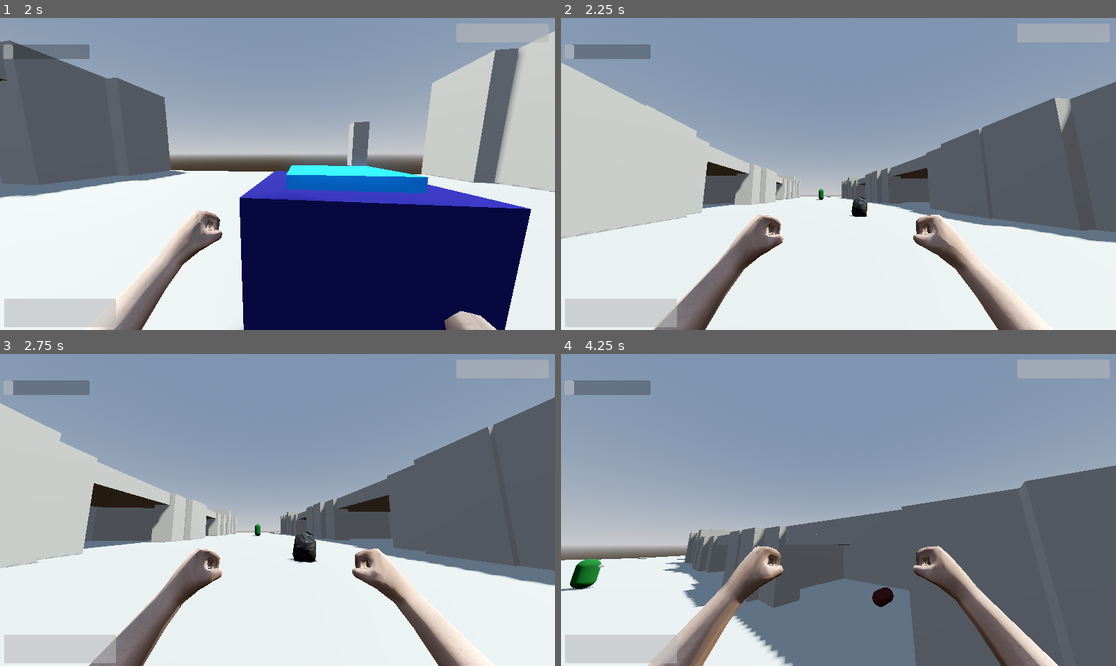
Above: before the commit, frames 1-4 (two rows, left to right).
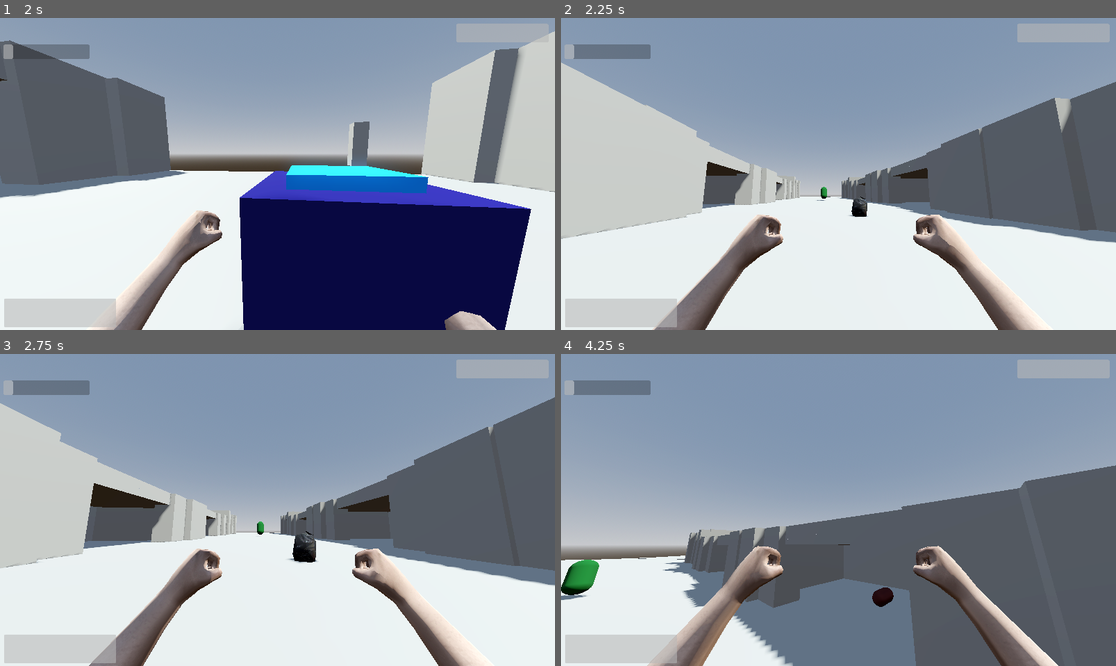
Above: after the commit, the same moments.

Repository: lungcollapser/record
Game: Godot game, scene res://scenes/world.tscn
The game is run twice, just before and just after one commit, with the same random seed, the same clock (stepped at 60 frames per second) and the same inputs.
Inputs (mouse positions are in pixels of both pictures, inside the frame that each line leads up to):
- Up to frame 1 (2 s): tap Enter (ui_accept) at 0.5, 0.77, 1.52 s; move the mouse to (271, 180) at 0.52 s; hold Ctrl (crouch) 0.53-1.28 s; hold W (forward) from 0.53 s (still down); move the mouse to (316, 177) at 1.27 s; tap T (dropreceptacle) at 1.35 s
- Up to frame 2 (2.25 s): keep holding W (forward); move the mouse to (794, 170) at 2.02 s; tap E (interact) at 2.1 s
- Up to frame 3 (2.75 s): keep holding W (forward)
- Up to frame 4 (4.25 s): move the mouse to (844, 510) at 2.77 s; release W (forward) at 2.78 s; hold A (left) 2.78-3.53 s; click (844, 510) at 2.85 s; tap Enter (ui_accept) at 3.02, 3.77 s; move the mouse to (816, 503) at 3.52 s; hold W (forward) from 3.53 s (still down); right-click (816, 503) at 3.6 s

Frame 1 is identical in both runs. In frame 2, less than 0.1% of the frame differs, in the area x 45-48%, y 54-59%; in frame 3, less than 0.1%; in frame 4, 0.6%, in the area x 0-8%, y 65-79%.

Commit message:
minor bug fixes
trying to get enemy roaming to two different locations

Diff:
--- a/scenes/world.tscn
+++ b/scenes/world.tscn
@@ -332,7 +332,7 @@
 transform = Transform3D(-0.998064, -0.0621982, 0, 0.0621982, -0.998064, 0, 0, 0, 1, -66.1421, 0.847271, 0)
 
 [node name="EnemyReturnTwo" type="Marker3D" parent="NavigationRegion3D" groups=["pathing"]]
-transform = Transform3D(-0.998064, -0.0621982, 0, 0.0621982, -0.998064, 0, 0, 0, 1, -38.3856, 1.23213, 0)
+transform = Transform3D(-0.998064, -0.0621982, 0, 0.0621982, -0.998064, 0, 0, 0, 1, -55.9813, 1.23213, -4.43393)
 
 [node name="HumanReceptacle" type="Node3D" parent="."]
 
--- a/scripts/enemy.gd
+++ b/scripts/enemy.gd
@@ -12,13 +12,13 @@
 var stun_check = false
 var enemy_dead_body_check = true
 var aggro_check
+@onready var nav_agent = $EnemyNavigation
 @onready var enemy = $"."
 @onready var enemy_shape = $"EnemyShape"
-@onready var nav_agent = $EnemyNavigation
 @onready var dead_body = preload("res://scenes/dead_body.tscn")
 
 func _ready():
-	player = get_tree().get_nodes_in_group("player")[0]
+	player = get_tree().get_first_node_in_group("player")
 	player_hold = get_tree().get_nodes_in_group("hold")[0]
 	player_attack = get_tree().get_first_node_in_group("attack")
 	enemy_return_one = get_tree().get_nodes_in_group("pathing")[0]
@@ -49,10 +49,16 @@
 
 func enemy_roaming():
 	var enemy_velocity = (nav_agent.get_next_path_position() - global_position).normalized() * ENEMY_SPEED
-	var enemy_look_position = player.global_position
-	enemy_look_position.y = player.global_position.y
-	if target == null:
+	var enemy_one_look_position = enemy_return_one.global_position
+	enemy_one_look_position.y = enemy_return_one.global_position.y
+	var enemy_two_look_position = enemy_return_two.global_position
+	enemy_two_look_position.y = enemy_return_two.global_position.y
+	if target == null and aggro_check != true:
 		nav_agent.set_target_position(enemy_return_one.global_position)
+		look_at(enemy_one_look_position)
+		await get_tree().create_timer(randf_range(3, 6)).timeout
+		nav_agent.set_target_position(enemy_return_one.global_position)
+		look_at(enemy_one_look_position)
 		move_and_collide(enemy_velocity)
 
 func enemy_dead_body_spawn():
@@ -82,12 +88,11 @@
 		enemy_health -= 1
 		aggro_check = true
 		for stun in stun_chance:
-			print(stun)
 			if stun >= 5:
 				enemy_stun()
 
 
 func enemy_stun():
 	stun_check = true
-	await get_tree().create_timer(randf_range(1, 2)).timeout
+	await get_tree().create_timer(randf_range(1, 3)).timeout
 	stun_check = false
